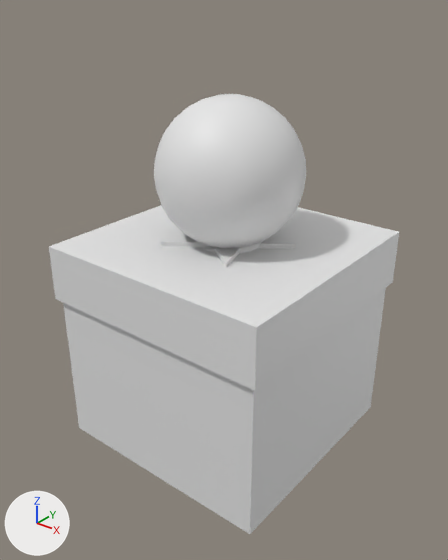
The FBX model Assets/Art/Models/05_Spaceship/Gift.fbx as it was, and as the next commit left it.
Rendered twice from a 50 mm lens placed at (0.322, -0.41, 0.303), pointed at (0.004, -0.012, 0.057). Lighting does not change. The marker at lower left points along +X, +Y and +Z. Where no turn or scale is listed for an object, it has been applied to the vertices.

The first picture shows 'Gift'.
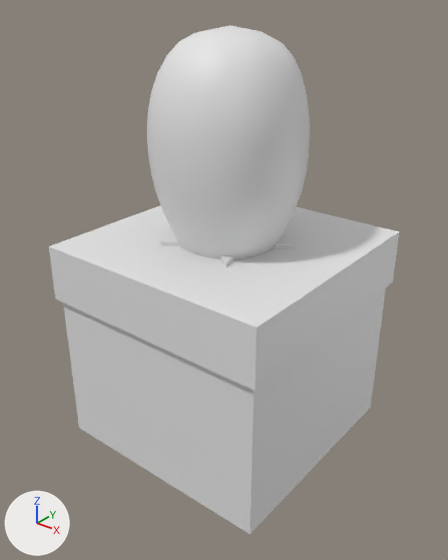
Edits to the bpy script that builds the scene:
```text
Add mat_clown_002:
    mat_clown_002 = principled_material('Clown.002')
    mat_clown_002.base_color = (0.8, 0.8, 0.8)  # white #e7e7e7
Change me_cube_004:
    used by ob_gift; location = (0.0, 0.0, 0.0)
    remove me_cube_004.from_pydata(...)  # 1692 vertices, 1714 faces; spans x -0.113..0.113, y -0.113..0.113, z -0.108..0.218
    add me_cube_004.from_pydata(...)  # 1707 vertices, 1683 faces; spans x -0.113..0.113, y -0.113..0.113, z -0.108..0.27
    me_cube_004 part 1: the loose piece of 482 vertices spanning x -0.065..0.065, y -0.064..0.066, z 0.087..0.218 is rebuilt with 497 vertices and now spans x -0.066..0.066, y -0.067..0.067, z 0.087..0.27, in mat_clown_002 (white #e7e7e7)
    add me_cube_004.materials.append(mat_clown_002)  # white #e7e7e7
```

Pixel boxes [x1, y1, x2, y2] of what changed, in the pictures (448 x 560 px):
'Gift', reshaped (16% taller)
    before: [49, 94, 399, 534]
    after: [49, 25, 399, 534]
part 1 of me_cube_004, rebuilt (7% wider, 52% taller)
    before: [154, 94, 306, 248]
    after: [147, 25, 310, 260]
